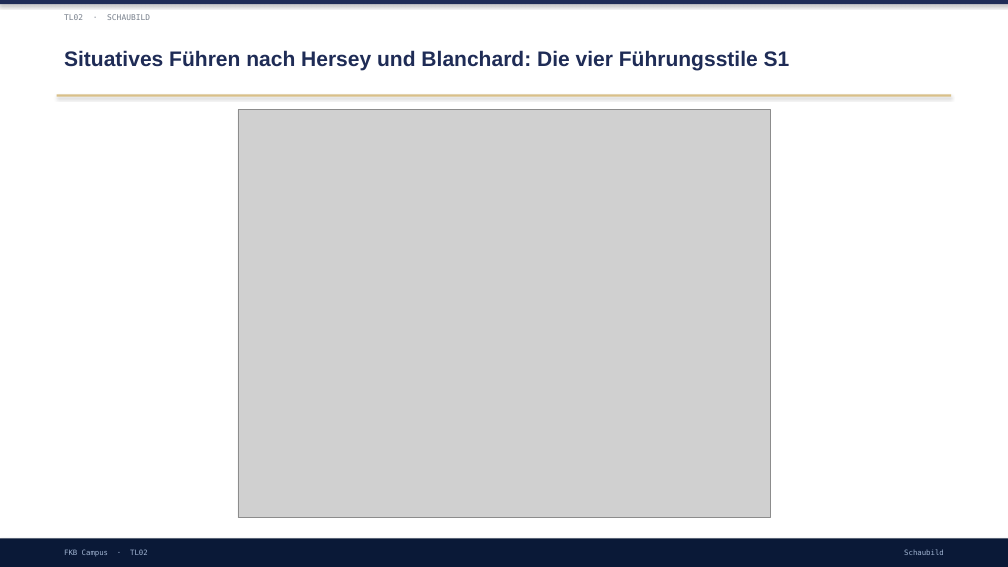
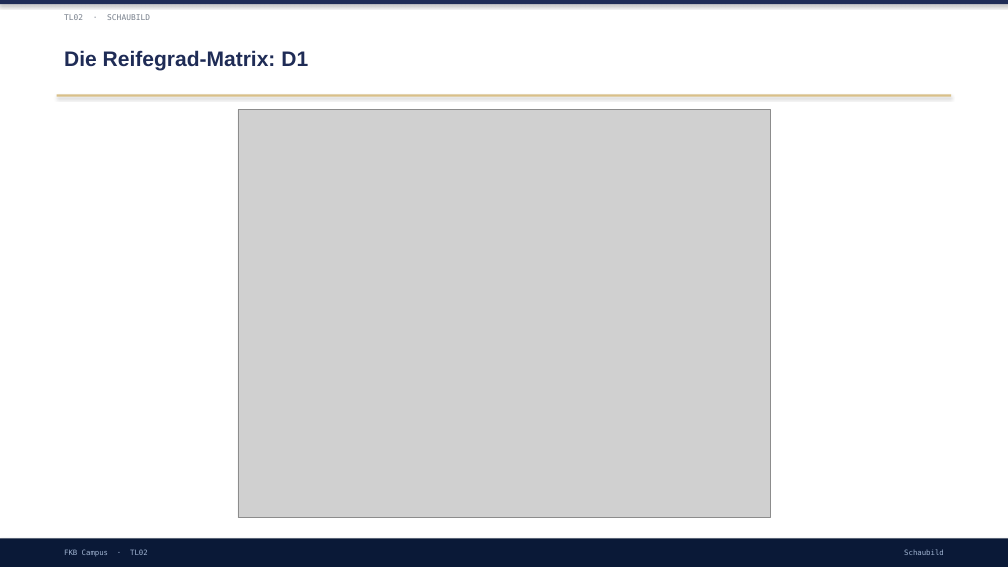
Before and after one commit to ck5rqc47pr-byte/firmenkundenakademie-online, a slide deck: slide 13 of protected-downloads/praesentation/TL02.pptx (slide 6 before the commit). Drawn at 1008x567 pixels with LibreOffice and Linux fonts; fonts in the diff are those of the drawing; grey boxes stand for pictures. Boxes give left, top, right and bottom in pixels: in the first picture for what was removed or moved away, otherwise in the second. Text is boxed around its words. In the diff, an @@ line names an element or a change of style, - is before the commit and + after.

```diff
--- a/protected-downloads/praesentation/TL02.pptx
+++ b/protected-downloads/praesentation/TL02.pptx
@@ text at (x1=64, y1=50, x2=308, y2=70): text changed @@
-Situatives Führen nach Hersey und Blanchard: Die vier Führungsstile S1
+Die Reifegrad-Matrix: D1
```
Also in this commit, not shown: 4 other slides changed, 20 slides added, 3 slides removed, 4 other files.
